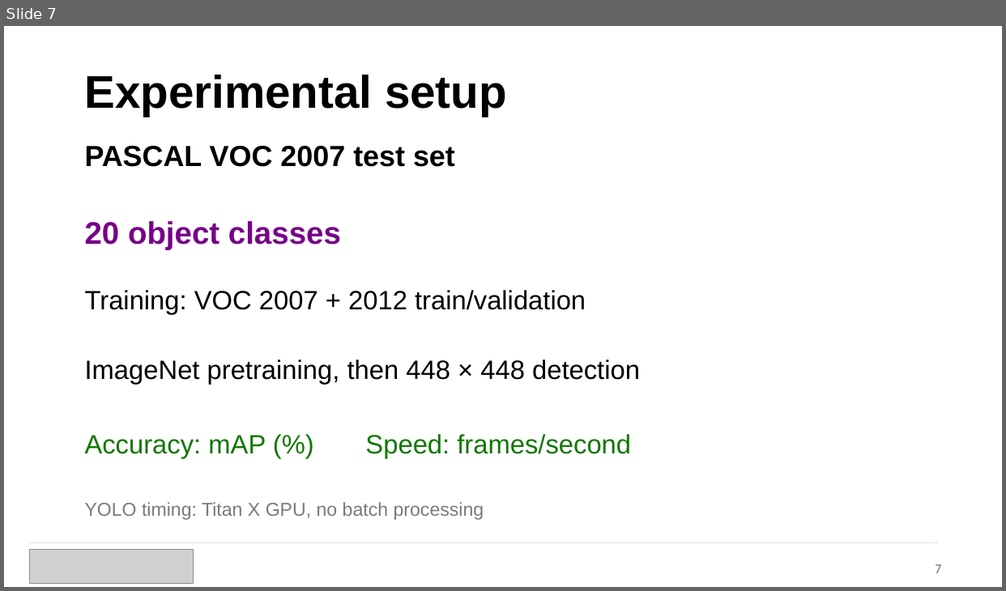
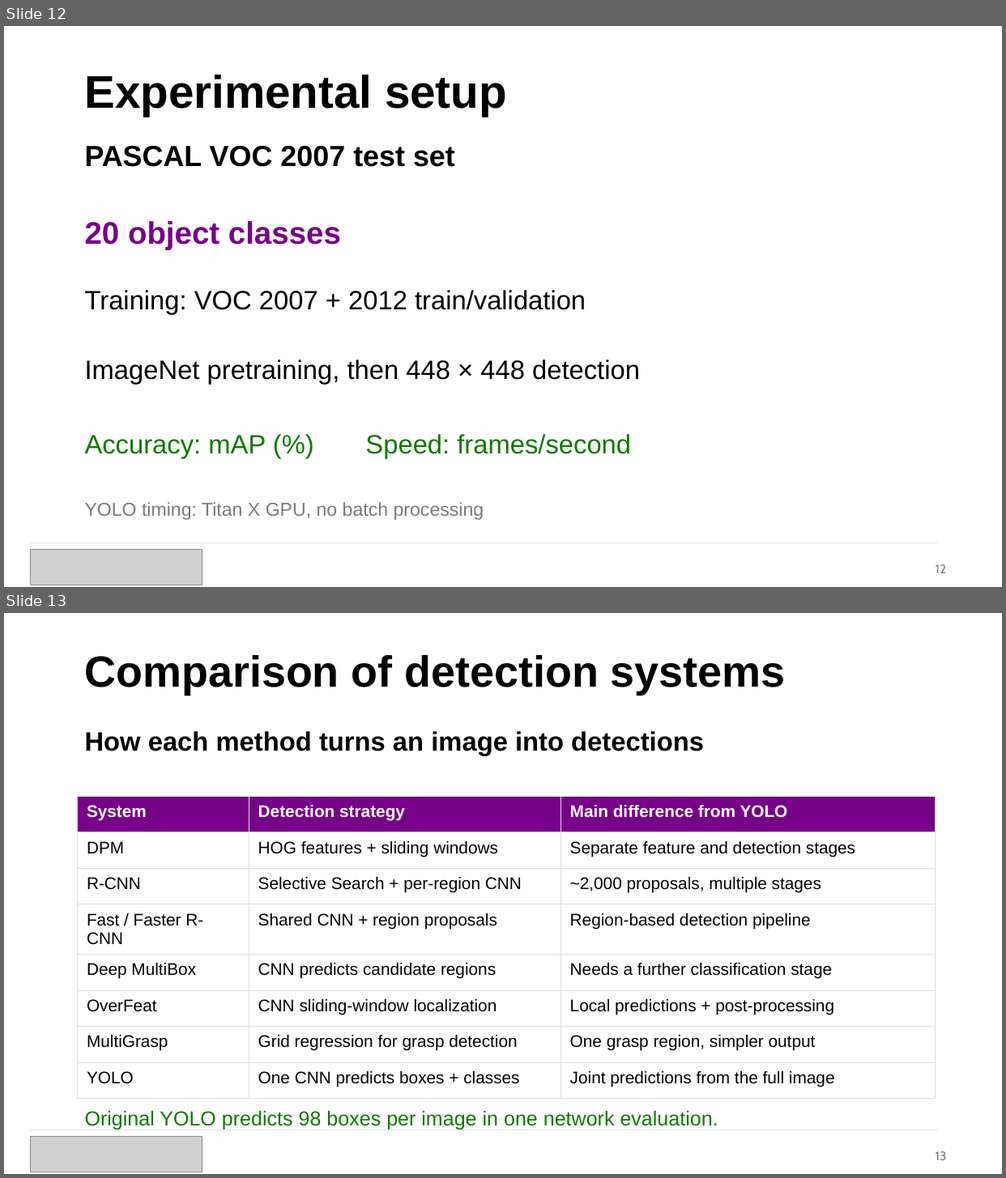
Before and after one commit to navrajkambo/EECE568_26-27, a slide deck: Paper Presentation/YOLO - UBC EECE 568.pptx. Shown one above the other, each under a label of ours: slide 7 before the commit, slides 12 and 13 after it. The pictures are 1006x591 and 1006x1178 pixels, drawn with LibreOffice and Linux fonts; fonts in the diff are those of the drawing; grey boxes stand for pictures. Boxes give left, top, right and bottom in pixels: in the first picture for what was removed or moved away, otherwise in the second. Text is boxed around its words. In the diff, an @@ line names an element or a change of style, - is before the commit and + after.

Commit message:
updated YOLO presentation

```diff
--- a/Paper Presentation/YOLO - UBC EECE 568.pptx
+++ b/Paper Presentation/YOLO - UBC EECE 568.pptx
@@ slide 13 added at (4,613,1002,1174), background #FFFFFF @@
@@ text added at (85,655,786,694), 42 pt, text #000000, bold @@
+Comparison of detection systems
@@ text added at (85,731,704,756), 25.5 pt, text #000000, bold @@
+How each method turns an image into detections
@@ table added at (78,796,936,1091), 8 rows, 3 columns @@
+System | Detection strategy | Main difference from YOLO
+DPM | HOG features + sliding windows | Separate feature and detection stages
+R-CNN | Selective Search + per-region CNN | ~2,000 proposals, multiple stages
+Fast / Faster R-CNN | Shared CNN + region proposals | Region-based detection pipeline
+Deep MultiBox | CNN predicts candidate regions | Needs a further classification stage
+OverFeat | CNN sliding-window localization | Local predictions + post-processing
+MultiGrasp | Grid regression for grasp detection | One grasp region, simpler output
+YOLO | One CNN predicts boxes + classes | Joint predictions from the full image
@@ text added at (85,1111,718,1130), 19.5 pt, text #117700 @@
+Original YOLO predicts 98 boxes per image in one network evaluation.
@@ rectangle added at (29,1131,938,1131), fill #DCE2EB @@
@@ picture added at (30,1136,202,1172) @@
@@ text added at (936,1152,947,1161), 12 pt, text #7A7A7A @@
+13
@@ what was slide 7 is now slide 12 @@
@@ slide 12 changed as well @@
@@ picture: place and size @@
-picture at (29,550,194,584)
+picture at (30,549,202,585)
@@ text at (936,565,947,574): text changed @@
-7
+12
```
Also in this commit, not shown: 14 other slides changed, 6 other slides added, 1 other file.
